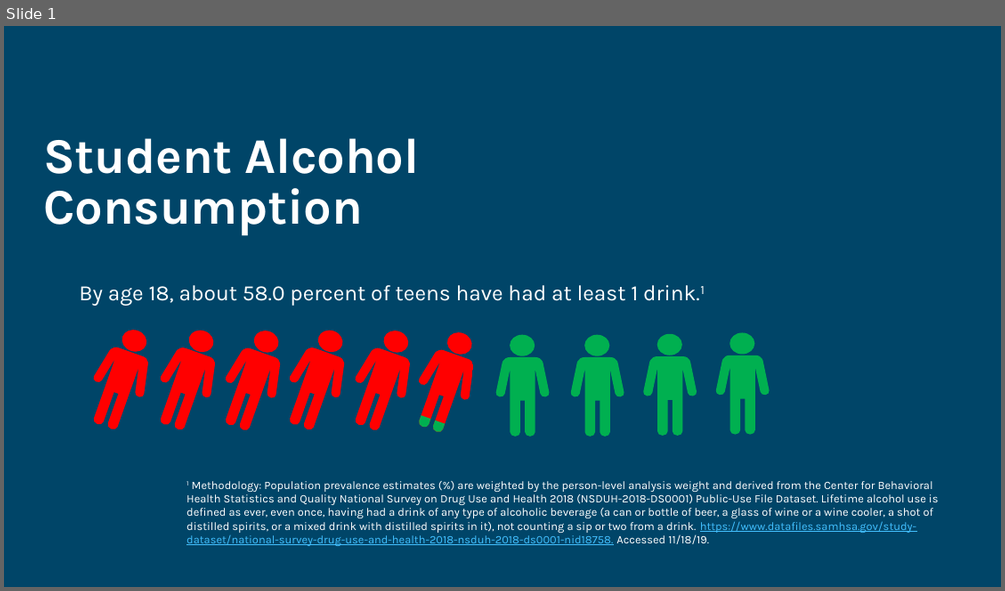
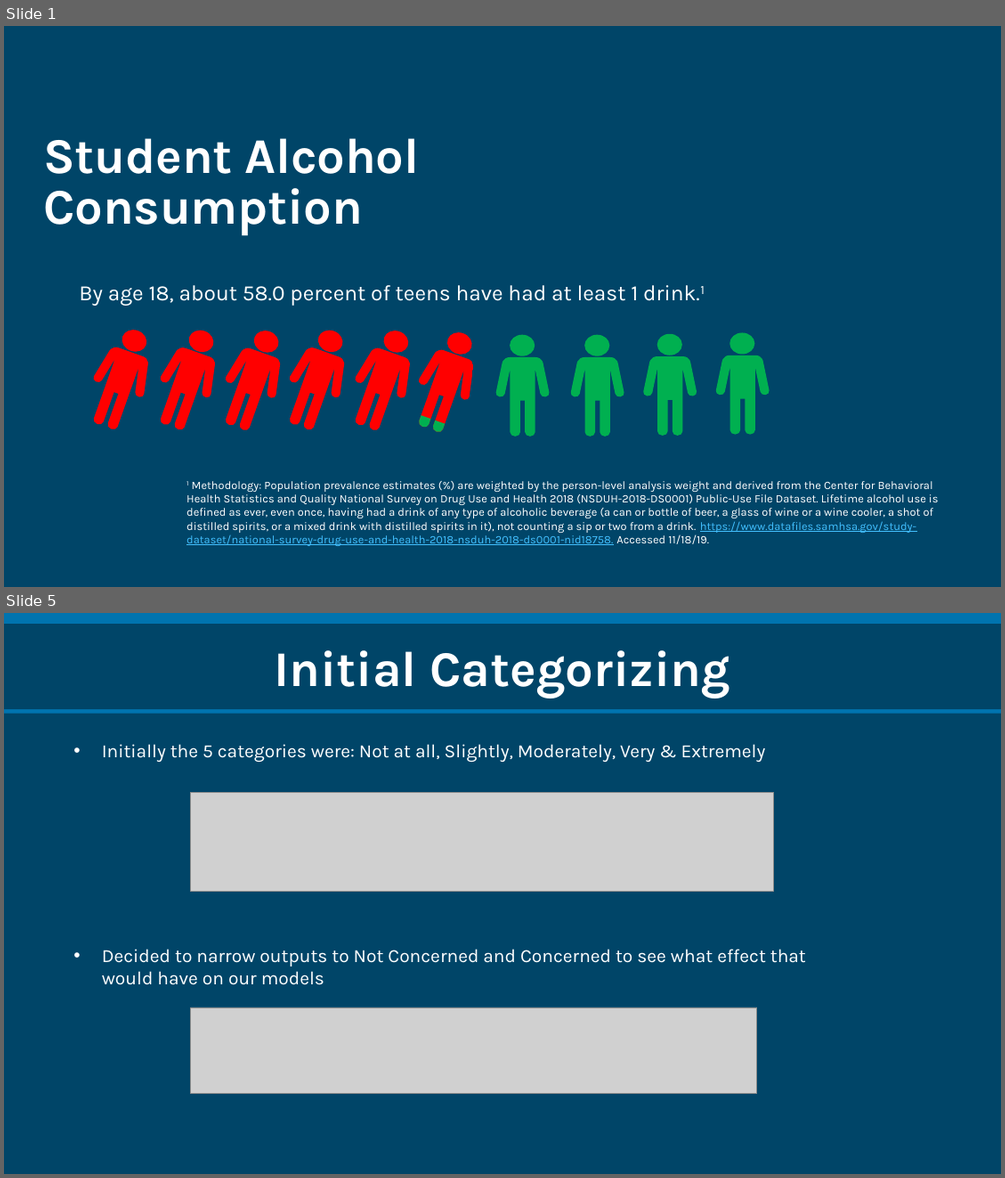
Before and after one commit to SamKraus/project3, a slide deck: Project3PP.pptx. Shown one above the other, each under a label of ours: slide 1 before the commit, slides 1 and 5 after it; the slides between them are not shown. The pictures are 1005x591 and 1005x1178 pixels, drawn with LibreOffice and Linux fonts; fonts in the diff are those of the drawing; grey boxes stand for pictures. Boxes give left, top, right and bottom in pixels: in the first picture for what was removed or moved away, otherwise in the second. Text is boxed around its words. In the diff, an @@ line names an element or a change of style, - is before the commit and + after.

```diff
--- a/Project3PP.pptx
+++ b/Project3PP.pptx
@@ slide 5 added at box(4, 613, 1001, 1174), background #004568; not listed: 1 template element that a slide beside it also shows @@
@@ rectangle added at box(4, 625, 1001, 709), fill #004568, 48 pt, text #FFFFFF, bold @@
+Initial Categorizing
@@ text added at box(102, 744, 766, 762), 18 pt, text #FFFFFF @@
+• Initially the 5 categories were: Not at all, Slightly, Moderately, Very & Extremely
@@ picture added at box(191, 792, 774, 891) @@
@@ text added at box(102, 949, 806, 985), 18 pt, text #FFFFFF @@
+• Decided to narrow outputs to Not Concerned and Concerned to see what effect that would have on our models
@@ picture added at box(191, 1007, 758, 1093) @@
```
Also in this commit, not shown: 1 slide changed, 9 other slides added, 10 slides removed.
